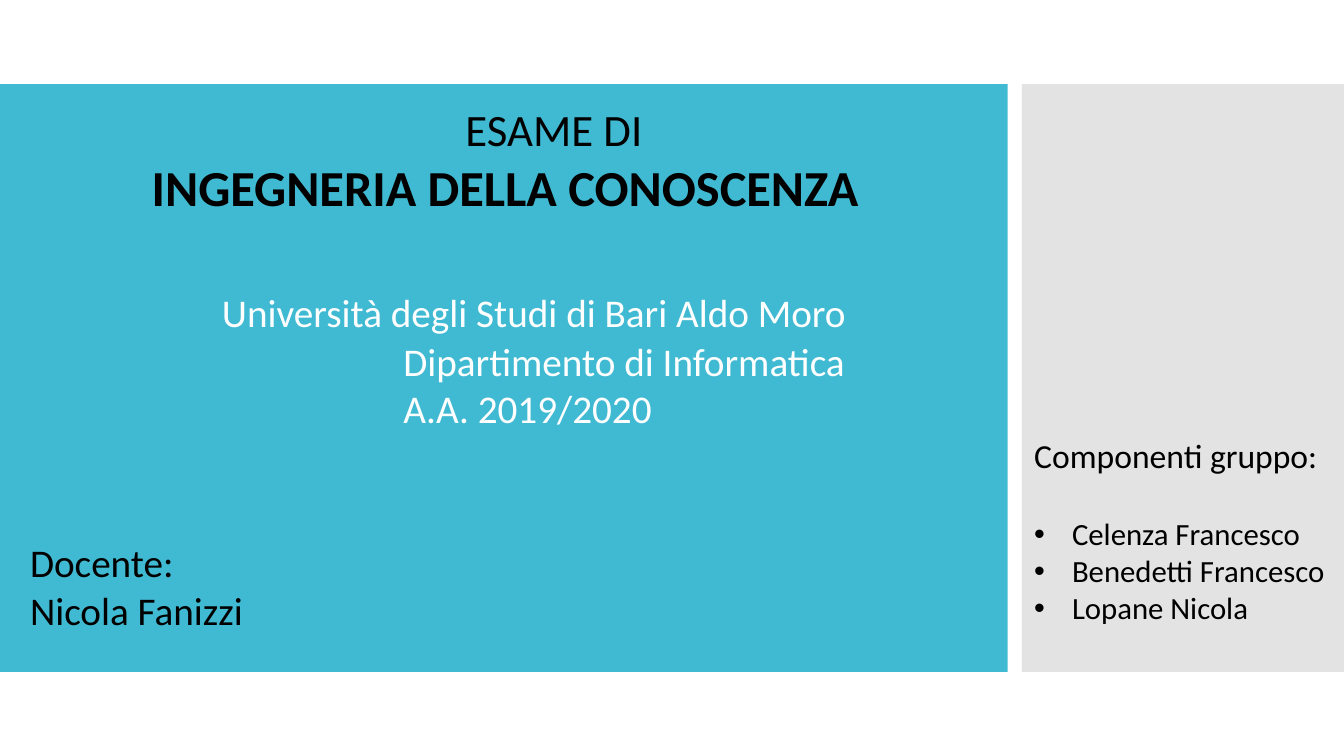
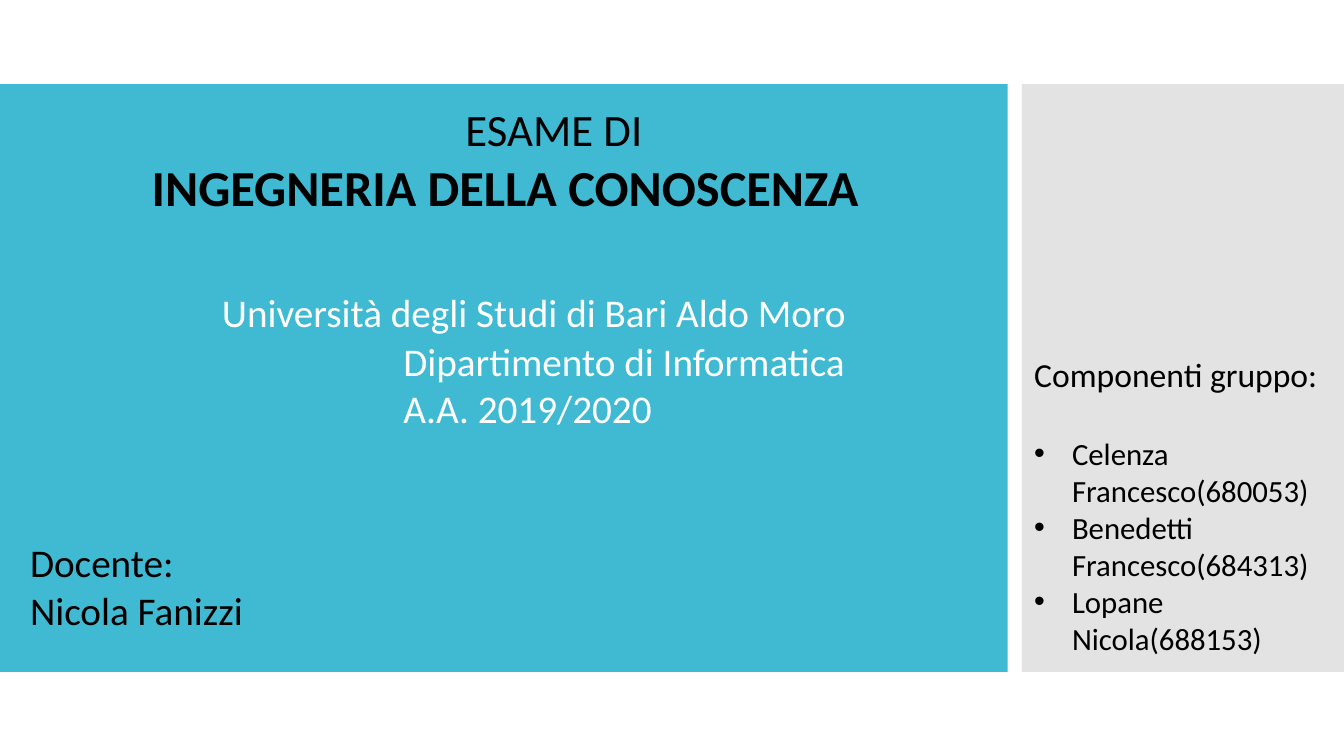
Before and after one commit to FrancescoCel/I, a slide deck: slide 1 of Presentazione/Progetto ICon.pptx. Drawn at 1344x756 pixels with LibreOffice and Linux fonts; fonts in the diff are those of the drawing. Boxes give left, top, right and bottom in pixels: in the first picture for what was removed or moved away, otherwise in the second. Text is boxed around its words. In the diff, an @@ line names an element or a change of style, - is before the commit and + after.

```diff
--- a/Presentazione/Progetto ICon.pptx
+++ b/Presentazione/Progetto ICon.pptx
@@ text at box(1072, 443, 1308, 654): text changed @@
-• Celenza Francesco
-• Benedetti Francesco
-• Lopane Nicola
+• Celenza Francesco(680053)
+• Benedetti Francesco(684313)
+• Lopane Nicola(688153)
```
Also in this commit, not shown: 1 other slide changed, 1 slide added.
